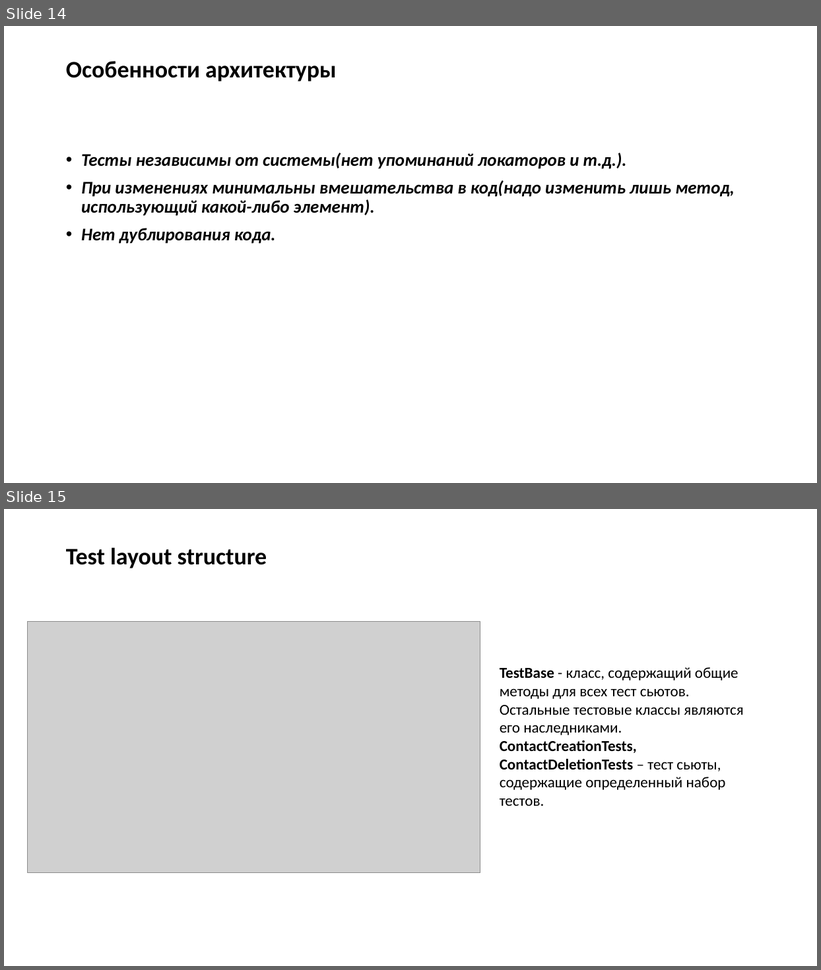
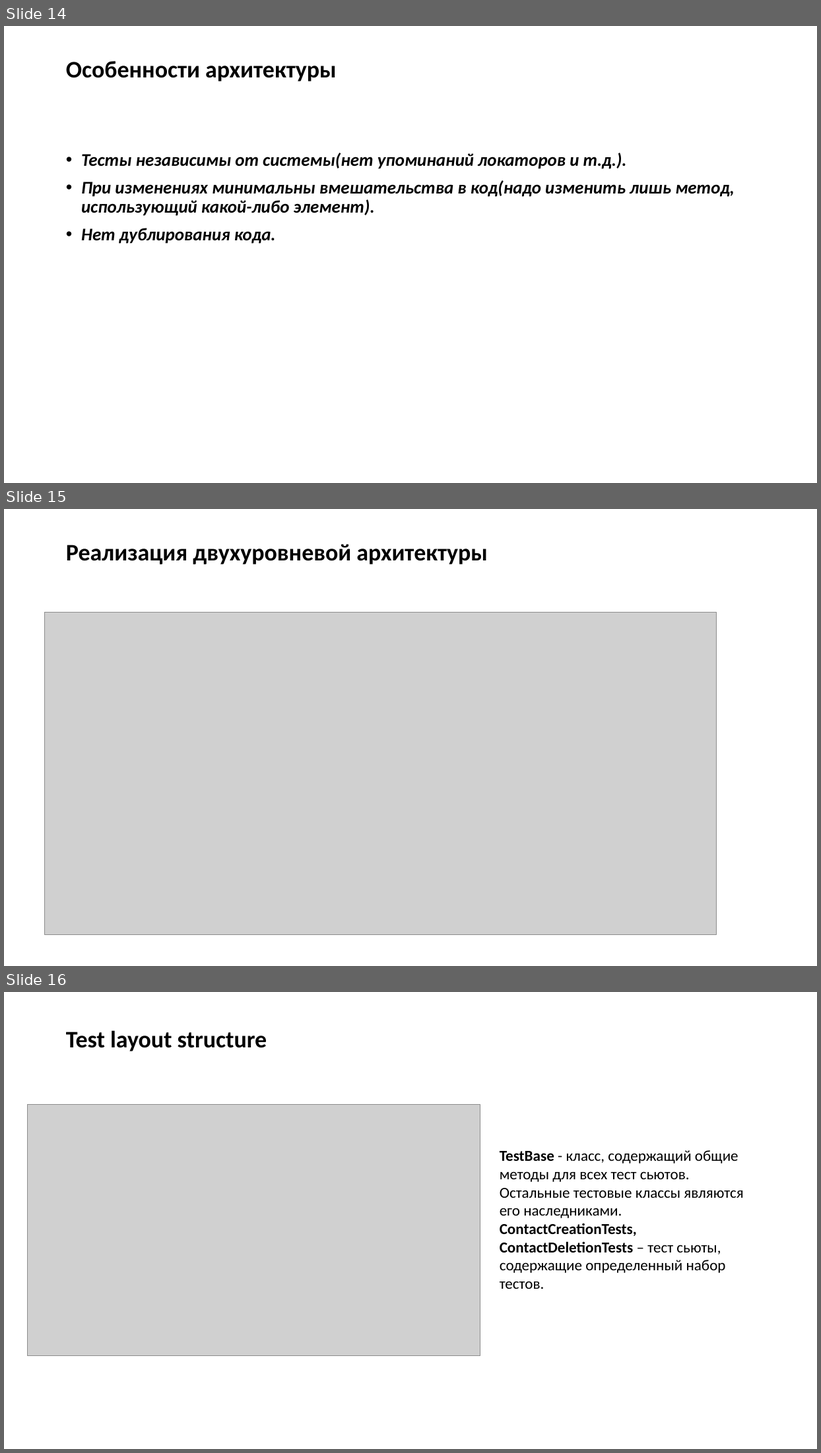
Before and after one commit to natalia-volkova/MeetUpMera, a slide deck: MeetUPPresentation_latest.pptx. Shown one above the other, each under a label of ours: slides 14 and 15 before the commit, slides 14, 15 and 16 after it. The pictures are 821x970 and 821x1453 pixels, drawn with LibreOffice and Linux fonts; fonts in the diff are those of the drawing; grey boxes stand for pictures; background and template pictures are left out. Boxes give left, top, right and bottom in pixels: in the first picture for what was removed or moved away, otherwise in the second. Text is boxed around its words. In the diff, an @@ line names an element or a change of style, - is before the commit and + after.

```diff
--- a/MeetUPPresentation_latest.pptx
+++ b/MeetUPPresentation_latest.pptx
@@ slide 15 added at [4,509,817,966], background picture (left out) @@
@@ title added at [66,544,487,564], 28 pt, text #000000, bold @@
+Реализация двухуровневой архитектуры
@@ picture added at [44,613,717,935] @@
@@ what was slide 15 is now slide 16 @@
```
Also in this commit, not shown: 5 slides changed, 1 other slide added, 1 slide removed, 17 other files.
